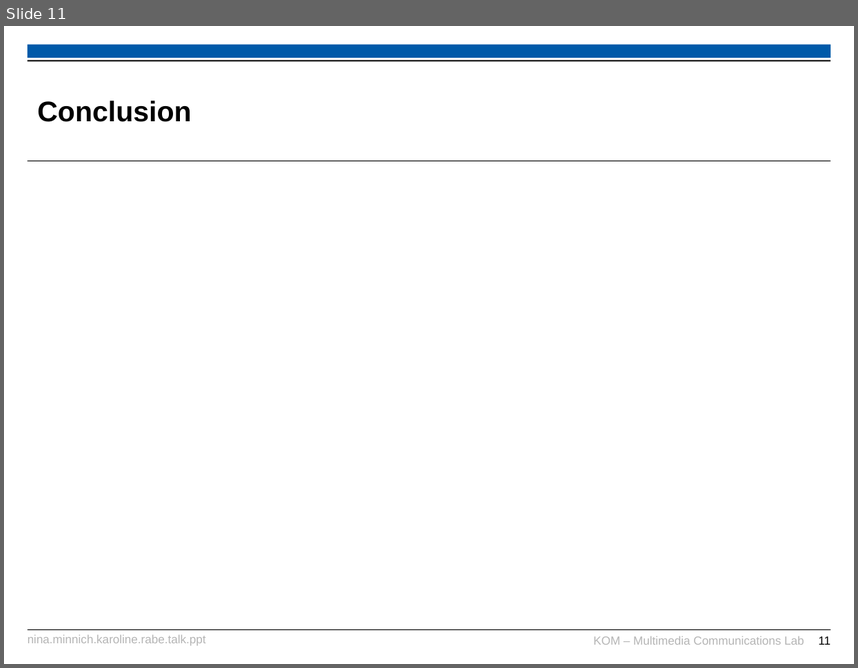
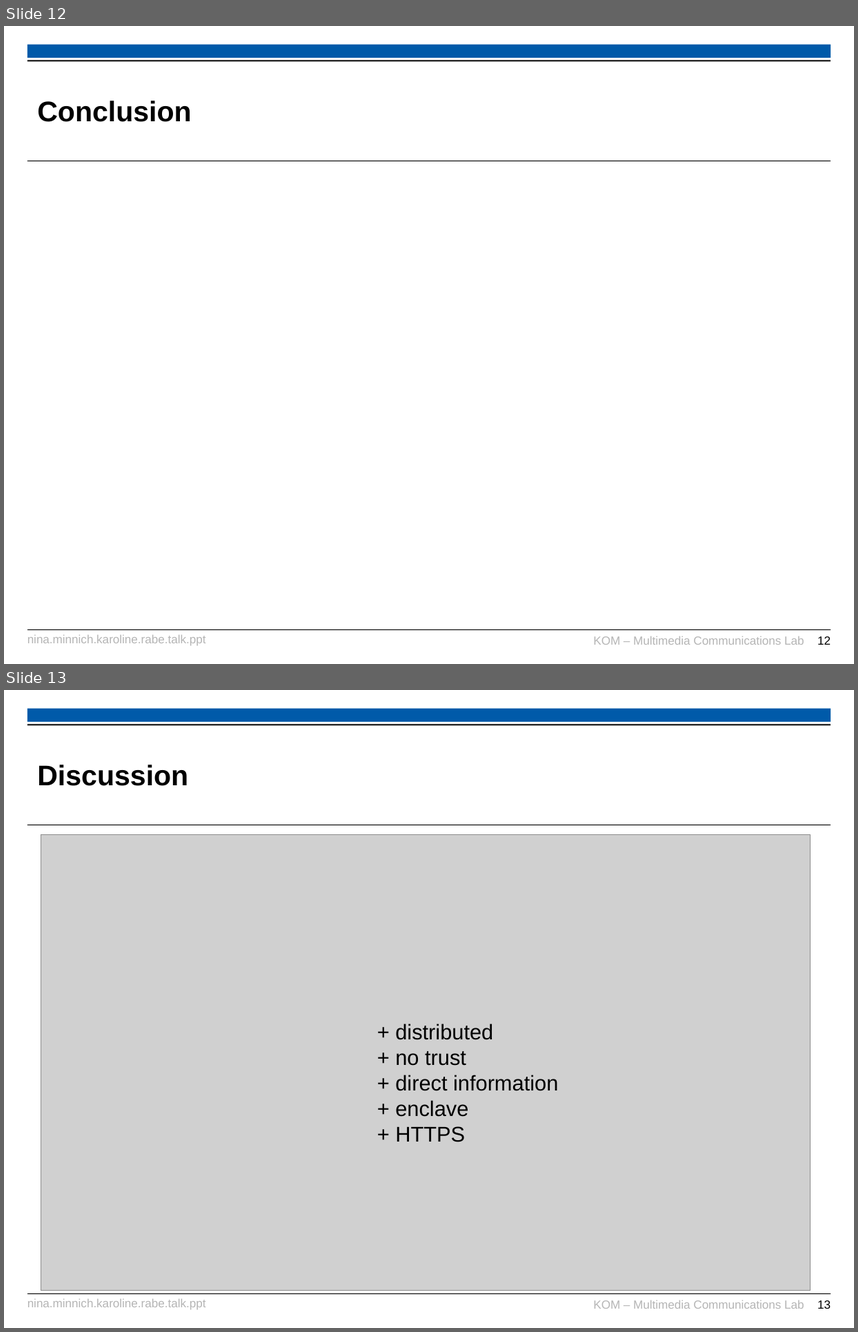
Before and after one commit to karopp/AFTIR, a slide deck: Nina.Minnich.Karoline.Rabe.talk.ppt. Shown one above the other, each under a label of ours: slide 11 before the commit, slides 12 and 13 after it. The pictures are 858x668 and 858x1332 pixels, drawn with LibreOffice and Linux fonts; fonts in the diff are those of the drawing; grey boxes stand for pictures; background and template pictures are left out. Boxes give left, top, right and bottom in pixels: in the first picture for what was removed or moved away, otherwise in the second. Text is boxed around its words. In the diff, an @@ line names an element or a change of style, - is before the commit and + after.

Commit message:
Motivation, Characteristics, Discussion

```diff
--- a/Nina.Minnich.Karoline.Rabe.talk.ppt
+++ b/Nina.Minnich.Karoline.Rabe.talk.ppt
@@ slide 13 added at (x1=4, y1=690, x2=854, y2=1328), background #FFFFFF; not listed: 6 template elements that a slide beside it also shows @@
@@ title added at (x1=37, y1=765, x2=188, y2=786), 24 pt, text #000000, bold @@
+Discussion
@@ picture added at (x1=41, y1=834, x2=810, y2=1290) @@
@@ text added at (x1=395, y1=1023, x2=558, y2=1142), 18 pt, text #000000 @@
++ distributed
++ no trust
++ direct information
++ enclave
++ HTTPS
@@ text added at (x1=27, y1=1299, x2=206, y2=1310), 10 pt, text #B5B5B5 @@
+nina.minnich.karoline.rabe.talk.ppt
@@ what was slide 11 is now slide 12 @@
@@ page number at (x1=818, y1=636, x2=831, y2=644): text changed @@
-11
+12
```
Also in this commit, not shown: 4 slides changed, 1 other slide added.
